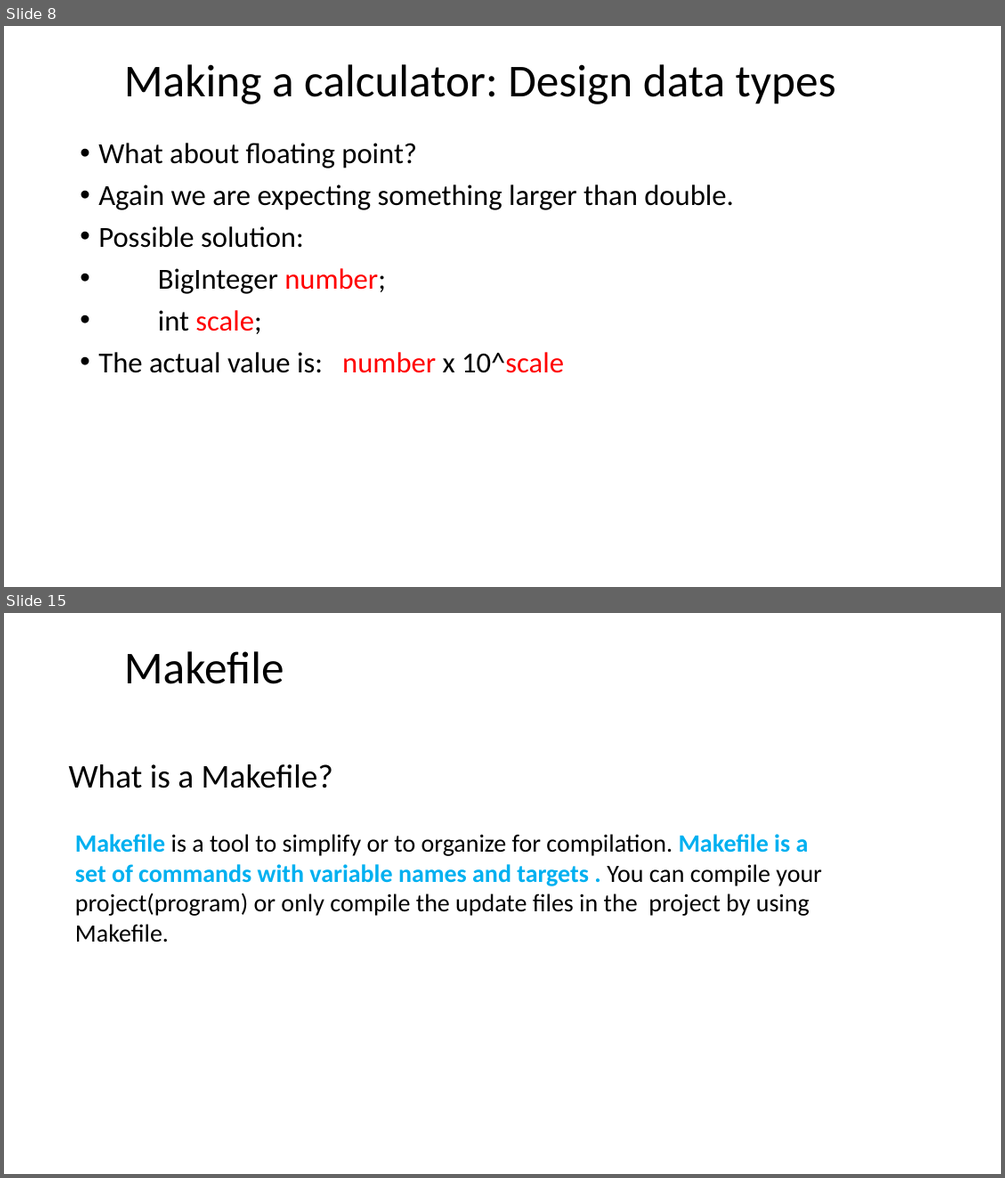
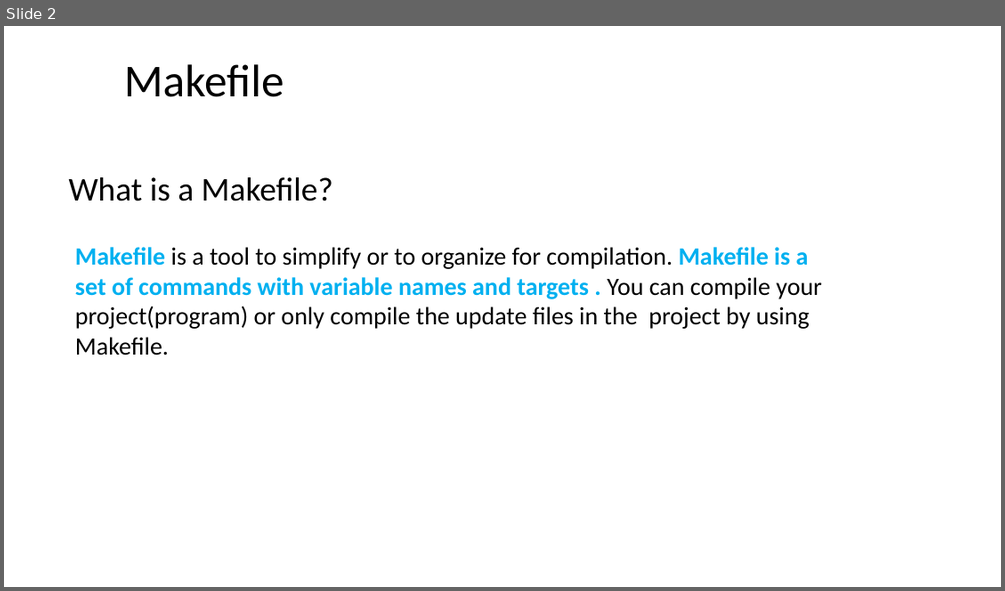
Before and after one commit to ShiqiYu/CPP, a slide deck: week03/Lab03.pptx. Shown one above the other, each under a label of ours: slides 8 and 15 before the commit, slide 2 after it; the slides between them are not shown. The pictures are 1005x1178 and 1005x591 pixels, drawn with LibreOffice and Linux fonts; fonts in the diff are those of the drawing; background and template pictures are left out. Boxes give left, top, right and bottom in pixels: in the first picture for what was removed or moved away, otherwise in the second. Text is boxed around its words. In the diff, an @@ line names an element or a change of style, - is before the commit and + after.

```diff
--- a/week03/Lab03.pptx
+++ b/week03/Lab03.pptx
@@ slide 8 removed at bbox=[4, 26, 1001, 587], background #FFFFFF @@
@@ title removed at bbox=[124, 64, 836, 104] @@
-Making a calculator: Design data types
@@ text removed at bbox=[98, 143, 734, 373] @@
-• What about floating point?
-• Again we are expecting something larger than double.
-• Possible solution:
-• BigInteger number;
-• int scale;
-• The actual value is: number x 10^scale
@@ what was slide 15 is now slide 2 @@
```
Also in this commit, not shown: 1 slide changed, 14 other slides removed, 2 other files.
